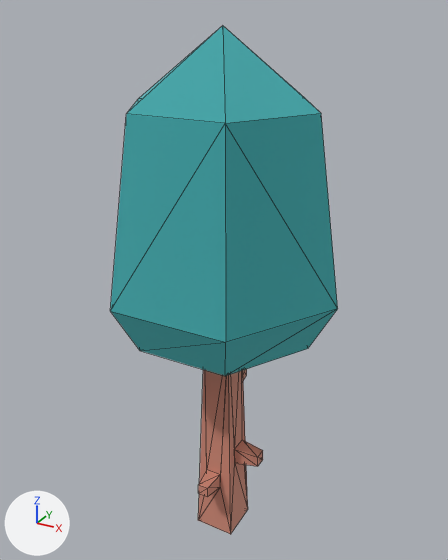
An edit to the glTF model apps/client/public/env/kenney-nature-kit/tree_default_dark.glb, drawn before and after from the same camera.
Both versions are drawn from a 50 mm lens placed at (0.866, -1.569, 1.702), pointed at (-0.018, 0.038, 0.899). Every picture has the same lights, and +X, +Y and +Z are marked at lower left. The older version comes first. Mesh edges are drawn as thin lines.

The first picture shows 'tree_default_dark'.
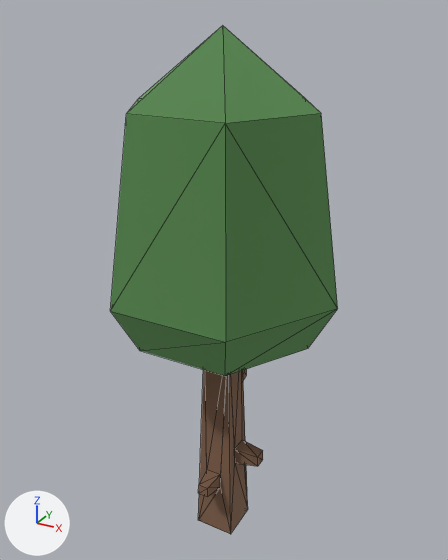
Where the newer file only moved an object's origin or applied its transform, the numbers keep the older frame.

Location of each change, (x1, y1, x2, y2) in pixels of the pictures (448 x 560 px):
'tree_default_dark', recoloured (cyan to green): (110, 26, 338, 534) in both

The change, as a list of edits to the scene's bpy script:
```text
Change mat_woodbarkdark:
    mat_woodbarkdark.base_color: (0.8, 0.463, 0.369) -> (0.42, 0.271, 0.188)  # beige #e7b5a4 -> beige #ad8e78
Change mat_leafsdark:
    mat_leafsdark.base_color: (0.169, 0.651, 0.667) -> (0.247, 0.478, 0.216)  # cyan #72d3d5 -> green #88b880
```
